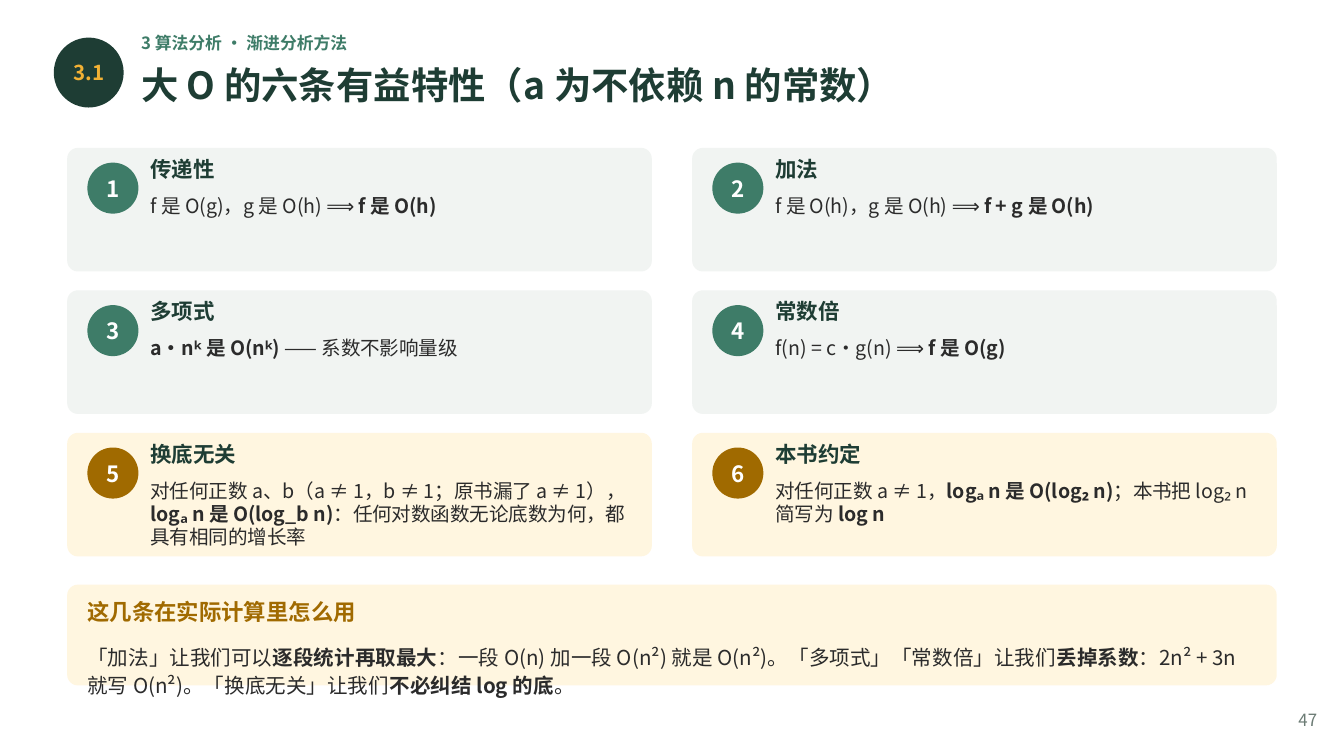
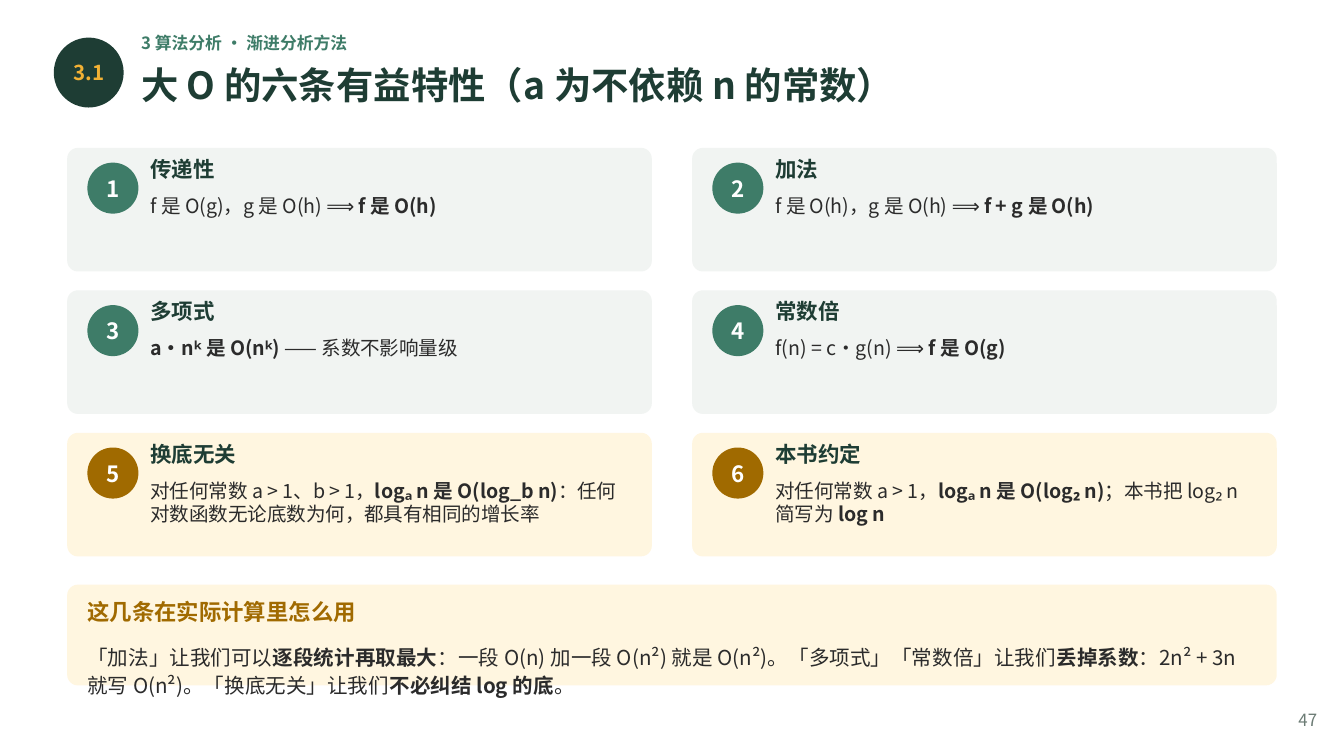
Before and after one commit to GMyhf/2026fall-cs201, a slide deck: slide 47 of courseware/202609_DSA_01_ADT_Floyd_Complexity.pptx. Drawn at 1344x756 pixels with LibreOffice and Linux fonts; fonts in the diff are those of the drawing. Boxes give left, top, right and bottom in pixels: in the first picture for what was removed or moved away, otherwise in the second. Text is boxed around its words. In the diff, an @@ line names an element or a change of style, - is before the commit and + after.

```diff
--- a/courseware/202609_DSA_01_ADT_Floyd_Complexity.pptx
+++ b/courseware/202609_DSA_01_ADT_Floyd_Complexity.pptx
@@ text at [150, 481, 616, 523]: text changed @@
-对任何正数 a、b（a ≠ 1，b ≠ 1；原书漏了 a ≠ 1），logₐ n 是 O(log_b n)：任何对数函数无论底数为何，都具有相同的增长率
+对任何常数 a > 1、b > 1，logₐ n 是 O(log_b n)：任何对数函数无论底数为何，都具有相同的增长率
@@ text at [775, 481, 1239, 526]: text changed @@
-对任何正数 a ≠ 1，logₐ n 是 O(log₂ n)；本书把 log₂ n 简写为 log n
+对任何常数 a > 1，logₐ n 是 O(log₂ n)；本书把 log₂ n 简写为 log n
```
Also in this commit, not shown: 2 other slides changed, 26 other files.
